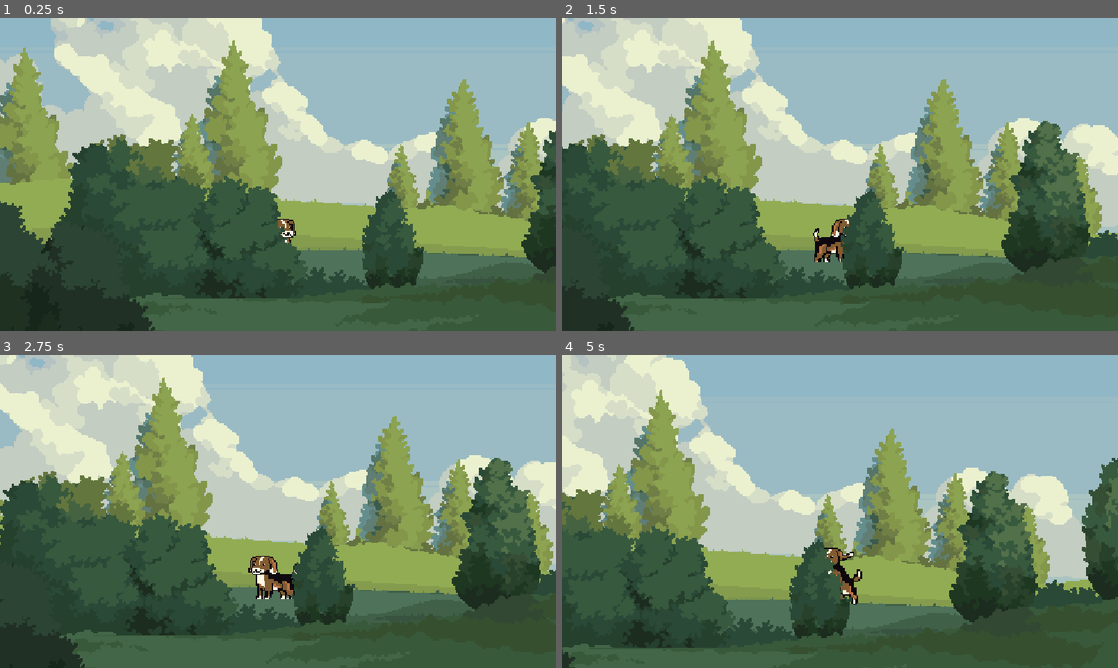
Above: before the commit, frames 1-4 (two rows, left to right).
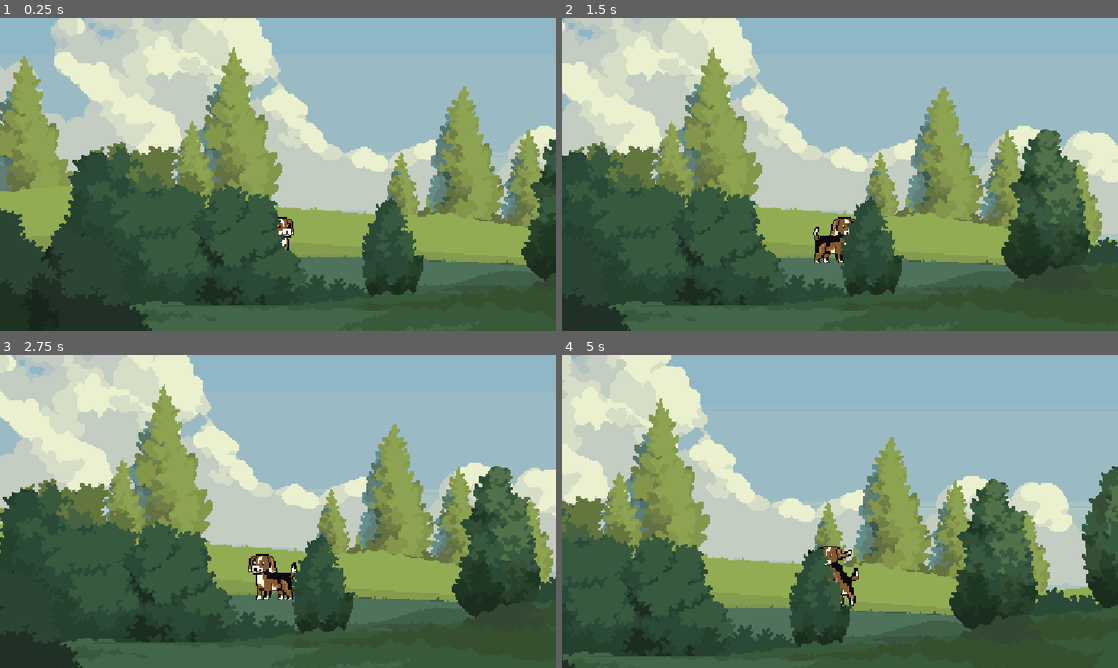
Above: after the commit, the same moments.

Repository: jn-sutton/Home_StillCompiling
Game: Godot game, scene res://assets/scenes/levels/level_0.tscn
Same seed, same stepped clock (60 frames per second), same inputs: the game is played once before the commit and once after it.
Inputs:
- Up to frame 1 (0.25 s): no input
- Up to frame 2 (1.5 s): tap Enter at 0.5 s; hold Q (sniff, bound only after the commit) 0.53-1.28 s; hold D (move_right) from 0.53 s (still down); tap Space (jump) at 0.77 s; tap Q (sniff, bound only after the commit) at 1.35 s
- Up to frame 3 (2.75 s): tap Space (jump) at 1.52 s; release D (move_right) at 2.03 s; hold A (move_left) from 2.03 s (still down); hold Q (sniff, bound only after the commit) from 2.03 s (still down)
- Up to frame 4 (5 s): release A (move_left) at 2.78 s; release Q (sniff, bound only after the commit) at 2.78 s; hold D (move_right) 2.78-4.28 s; tap Q (sniff, bound only after the commit) at 2.85, 4.35 s; tap Space (jump) at 3.02, 3.77, 4.52 s; hold Q (sniff, bound only after the commit) 3.53-4.28 s; hold A (move_left) from 4.28 s (still down)

The runs differ from the first frame. In frame 1, 14% of the frame differs, in the area x 0-100%, y 0-100%; in frame 2, 14%; in frame 3, 14%; in frame 4, 14%.

Commit message:
Added new temporary animation for 'sniffing', and new user input check for button press on 'Q' while idle to play sniffing animation.

Diff:
--- a/assets/scenes/player/Player.tscn
+++ b/assets/scenes/player/Player.tscn
@@ -87,47 +87,63 @@
 "values": [Rect2(6, 76.5, 39, 34), Rect2(51, 77.5, 39, 34), Rect2(97, 78.5, 39, 34), Rect2(144, 77.5, 39, 34), Rect2(190, 77.5, 39, 34), Rect2(234, 77.5, 39, 34), Rect2(279, 76.5, 39, 34), Rect2(234, 76.5, 39, 34)]
 }
 
+[sub_resource type="Animation" id="Animation_x56rk"]
+resource_name = "sniff"
+loop_mode = 1
+step = 0.25
+tracks/0/type = "value"
+tracks/0/imported = false
+tracks/0/enabled = true
+tracks/0/path = NodePath("PlayerAnimator/Sprite2D:region_rect")
+tracks/0/interp = 0
+tracks/0/loop_wrap = true
+tracks/0/keys = {
+"times": PackedFloat32Array(0, 0.25, 0.5, 0.75, 1),
+"transitions": PackedFloat32Array(1, 1, 1, 1, 1),
+"update": 0,
+"values": [Rect2(12.478622, 118.93287, 44.897972, 51.56025), Rect2(82.8328, 121.49968, 42.61177, 46.442047), Rect2(12.478622, 118.93287, 44.897972, 51.56025), Rect2(82.8328, 121.49968, 42.61177, 46.442047), Rect2(12.478622, 118.93287, 44.897972, 51.56025)]
+}
+
 [sub_resource type="AnimationLibrary" id="AnimationLibrary_o8nn8"]
 _data = {
 &"RESET": SubResource("Animation_vxsu0"),
 &"falling": SubResource("Animation_gv7my"),
 &"idle": SubResource("Animation_66irs"),
 &"jumping": SubResource("Animation_vpbwg"),
-&"move": SubResource("Animation_o8nn8")
+&"move": SubResource("Animation_o8nn8"),
+&"sniff": SubResource("Animation_x56rk")
 }
 
 [sub_resource type="RectangleShape2D" id="RectangleShape2D_gv7my"]
-size = Vector2(35, 32)
+size = Vector2(35.75, 42.5)
 
-[node name="Player" type="CharacterBody2D"]
+[node name="Player" type="CharacterBody2D" unique_id=55717367]
 script = ExtResource("1_gv7my")
 speed = 150.0
 jump_power = 8.0
 
-[node name="Camera2D" type="Camera2D" parent="."]
+[node name="Camera2D" type="Camera2D" parent="." unique_id=937350869]
 offset = Vector2(0, -45)
 zoom = Vector2(3, 3)
 
-[node name="PlayerAnimator" type="Node2D" parent="." node_paths=PackedStringArray("player_controller", "animation_player", "sprite")]
+[node name="PlayerAnimator" type="Node2D" parent="." unique_id=273224406 node_paths=PackedStringArray("player_controller", "animation_player", "sprite")]
 script = ExtResource("2_x56rk")
 player_controller = NodePath("..")
 animation_player = NodePath("AnimationPlayer")
 sprite = NodePath("Sprite2D")
 
-[node name="AnimationPlayer" type="AnimationPlayer" parent="PlayerAnimator"]
+[node name="AnimationPlayer" type="AnimationPlayer" parent="PlayerAnimator" unique_id=1181252621]
 root_node = NodePath("../..")
-libraries = {
-&"": SubResource("AnimationLibrary_o8nn8")
-}
-autoplay = "idle"
+libraries/ = SubResource("AnimationLibrary_o8nn8")
+autoplay = &"idle"
 
-[node name="Sprite2D" type="Sprite2D" parent="PlayerAnimator"]
-position = Vector2(-3.0000007, 0.42500043)
-scale = Vector2(0.9, 0.9)
+[node name="Sprite2D" type="Sprite2D" parent="PlayerAnimator" unique_id=1740744331]
+position = Vector2(-3.7750003, 2.0861626e-07)
+scale = Vector2(0.86025643, 0.9411764)
 texture = ExtResource("3_gv7my")
 region_enabled = true
 region_rect = Rect2(6, 31.5, 39, 34)
 
-[node name="CollisionShape2D" type="CollisionShape2D" parent="."]
+[node name="CollisionShape2D" type="CollisionShape2D" parent="." unique_id=1619527697]
 position = Vector2(-4, 0)
 shape = SubResource("RectangleShape2D_gv7my")
--- a/assets/scripts/player_animator.gd
+++ b/assets/scripts/player_animator.gd
@@ -19,7 +19,8 @@
 		target_anim = "falling"
 	elif player_controller.direction != 0:  # Moving left or right
 		target_anim = "move"
-	# else it stays "idle"
+	elif Input.is_action_pressed("sniff"): # While idle, checks if user is pressing "Q" for sniff action
+		target_anim = "sniff"
 
 	# ONLY call play if the current animation is different
 	if animation_player.current_animation != target_anim:
--- a/project.godot
+++ b/project.godot
@@ -8,11 +8,15 @@
 
 config_version=5
 
+[animation]
+
+compatibility/default_parent_skeleton_in_mesh_instance_3d=true
+
 [application]
 
 config/name="Home_StillCompiling_SoftwareEngineeringCapston"
 run/main_scene="uid://d2vxojr3niifh"
-config/features=PackedStringArray("4.5", "Forward Plus")
+config/features=PackedStringArray("4.6", "Forward Plus")
 
 [display]
 
@@ -41,6 +45,11 @@
 "events": [Object(InputEventKey,"resource_local_to_scene":false,"resource_name":"","device":-1,"window_id":0,"alt_press …(192 unchanged characters)…
 ]
 }
+sniff={
+"deadzone": 0.2,
+"events": [Object(InputEventKey,"resource_local_to_scene":false,"resource_name":"","device":-1,"window_id":0,"alt_pressed":false,"shift_pressed":false,"ctrl_pressed":false,"meta_pressed":false,"pressed":false,"keycode":0,"physical_keycode":81,"key_label":0,"unicode":113,"location":0,"echo":false,"script":null)
+]
+}
 
 [rendering]
 
Not shown: 1 places in assets/scenes/player/Player.tscn that only renumber resources
